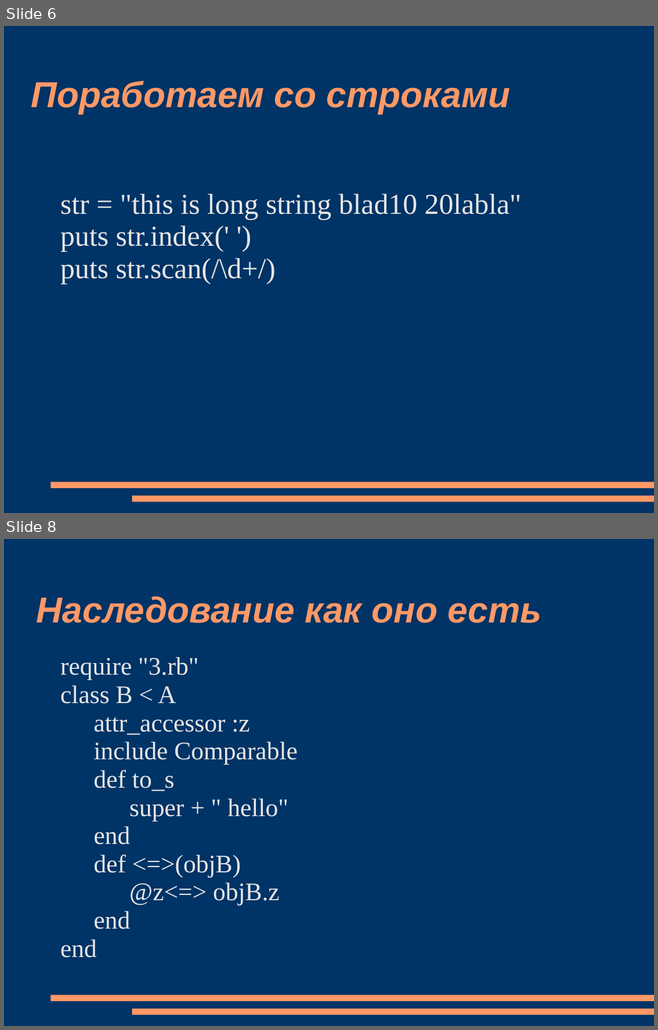
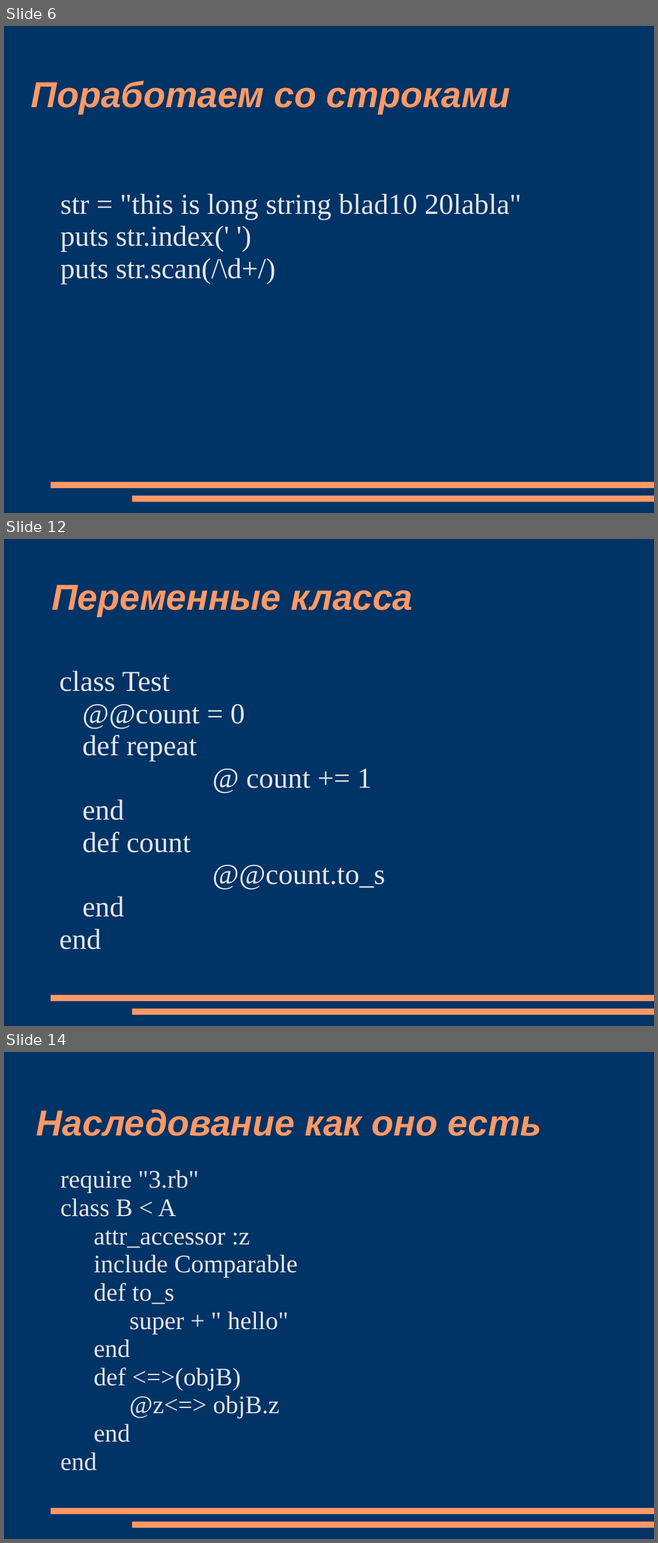
Before and after one commit to sidorovis/restudy, a slide deck: _ООПИС/Lection/ruby.ppt. Shown one above the other, each under a label of ours: slides 6 and 8 before the commit, slides 6, 12 and 14 after it; the slides between them are not shown. The pictures are 658x1030 and 658x1543 pixels, drawn with LibreOffice and Linux fonts; fonts in the diff are those of the drawing. Boxes give left, top, right and bottom in pixels: in the first picture for what was removed or moved away, otherwise in the second. Text is boxed around its words. In the diff, an @@ line names an element or a change of style, - is before the commit and + after.

```diff
--- a/_ООПИС/Lection/ruby.ppt
+++ b/_ООПИС/Lection/ruby.ppt
@@ slide 12 added at (4,539,654,1026), background #003366; not listed: 2 template elements that a slide beside it also shows @@
@@ title added at (52,585,413,616), 40 pt, text #FF9966, bold, italic @@
+Переменные класса
@@ text added at (59,671,385,950), 32 pt, text #E6E6E6 @@
+class Test
+@@count = 0
+def repeat
+@ count += 1
+end
+def count
+@@count.to_s
+end
+end
@@ what was slide 8 is now slide 14 @@
```
Also in this commit, not shown: 3 slides changed, 8 other slides added, 1 slide removed, 1 other file.
